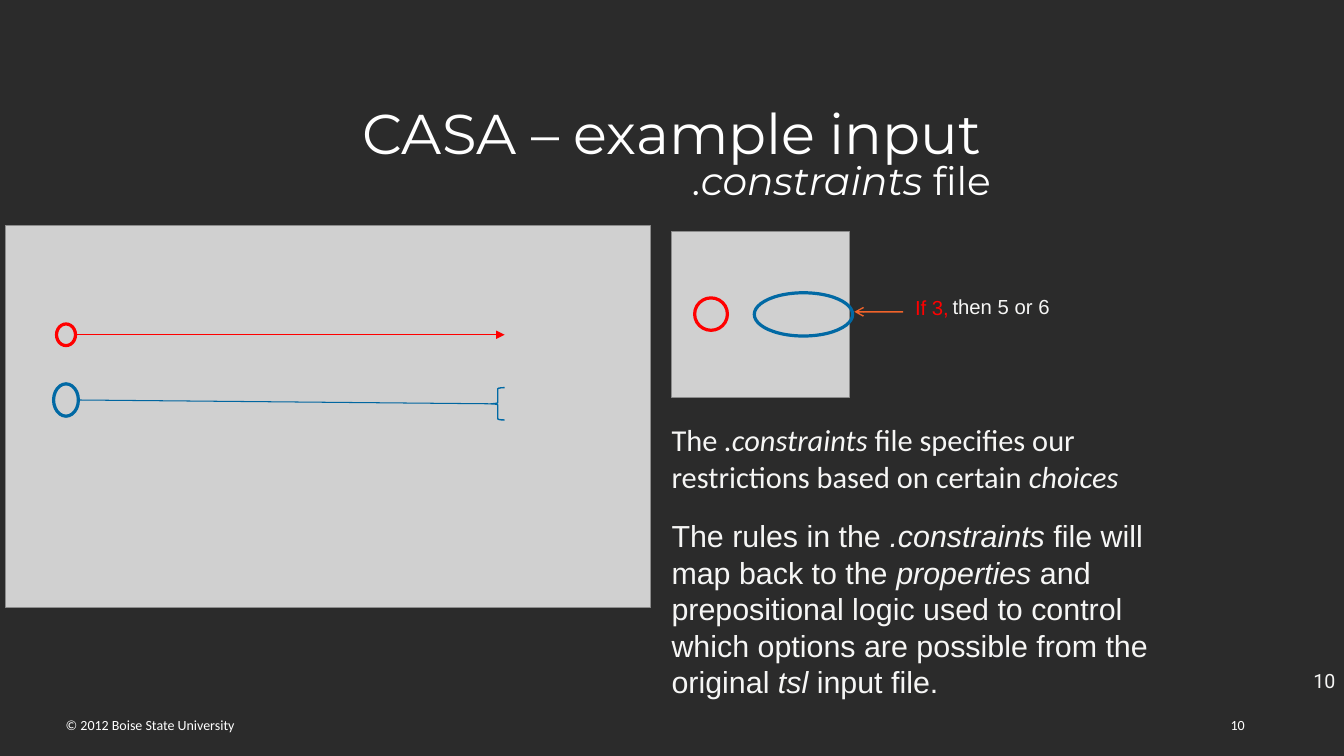
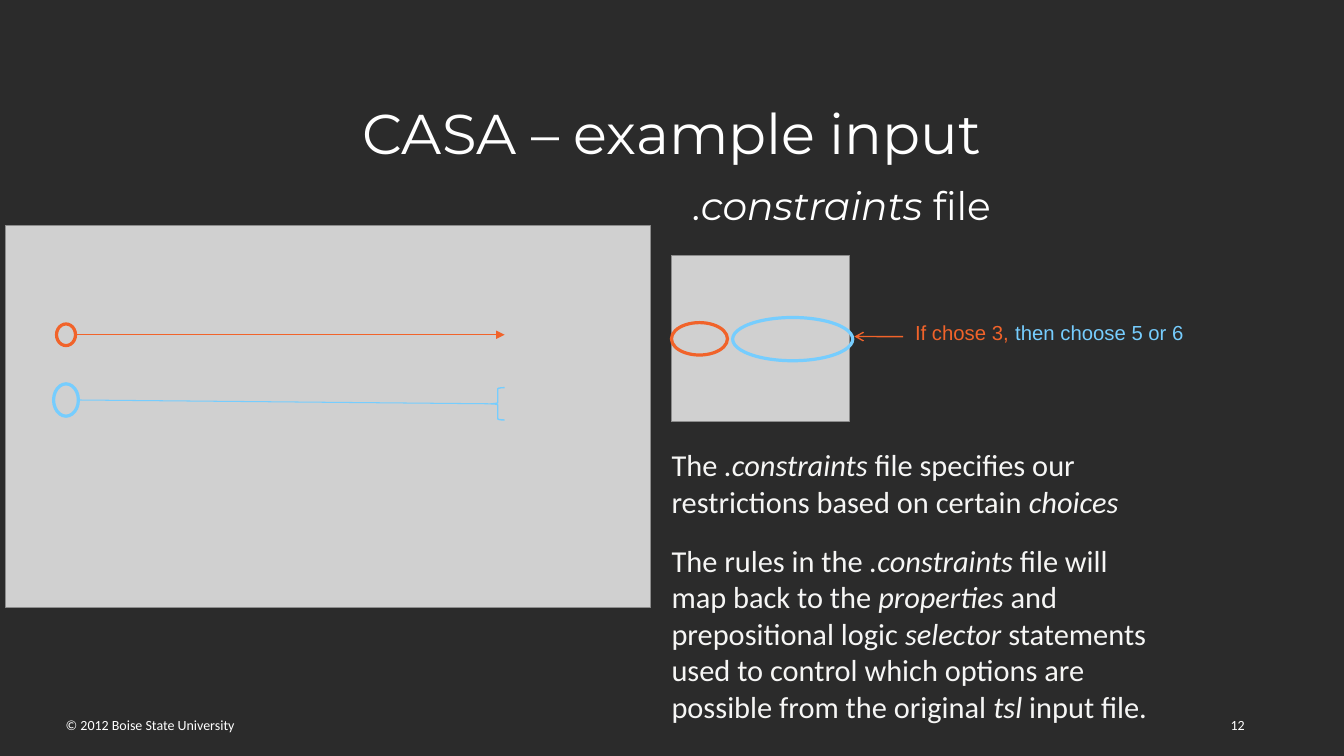
Before and after one commit to Panik-Kontrol/MastersProject, a slide deck: slide 12 of BoiseState_project_proposal.pptx (slide 10 before the commit). Drawn at 1344x756 pixels with LibreOffice and Linux fonts; fonts in the diff are those of the drawing; grey boxes stand for pictures; background and template pictures are left out; a plain dark background stands for a picture behind light text. Boxes give left, top, right and bottom in pixels: in the first picture for what was removed or moved away, otherwise in the second. Text is boxed around its words. In the diff, an @@ line names an element or a change of style, - is before the commit and + after.

```diff
--- a/BoiseState_project_proposal.pptx
+++ b/BoiseState_project_proposal.pptx
@@ freeform shape at [56,324,76,345]: outline #FF0000 2.3 pt to #F1632A 2.3 pt @@
@@ freeform shape at [671,323,728,355]: outline #FF0000 2.3 pt to #F1632A 2.3 pt @@
@@ freeform shape: place and size @@
-freeform shape at [695,298,728,331]
+freeform shape at [671,323,728,355]
@@ freeform shape at [733,318,853,361]: outline #0169A4 2.3 pt to #76CDFE 2.3 pt @@
@@ freeform shape: place and size @@
-freeform shape at [754,292,853,336]
+freeform shape at [733,318,853,361]
@@ text at [915,325,1009,343]: text changed; text colour #FF0000 to #F1632A @@
-If 3,
+If chose 3,
@@ text at [1015,325,1183,340]: text changed; text colour #F6F6F5 to #76CDFE @@
-then 5 or 6
+then choose 5 or 6
@@ arrow (76, 335) - (505, 335): stroke #FF0000 1 pt to #F1632A 1 pt @@
@@ 2 texts, 1 picture, 1 freeform shape: place and size @@
-2 texts, 1 picture, 1 freeform shape at [671,157,1119,488]
+2 texts, 1 picture, 1 freeform shape at [671,190,1119,513]
@@ freeform shape at [53,384,79,416]: outline #0169A4 2.3 pt to #76CDFE 2.3 pt @@
@@ left brace at [491,388,504,420]: outline #0169A4 1 pt to #76CDFE 1 pt @@
@@ line (79, 400) - (491, 404): stroke #0067A1 0.75 pt to #76CDFE 0.75 pt @@
@@ text at [672,551,1147,723]: text changed; font Arial to Calibri @@
-The rules in the .constraints file will map back to the properties and prepositional logic used to control which options are possible from the original tsl input file.
+The rules in the .constraints file will map back to the properties and prepositional logic selector statements used to control which options are possible from the original tsl input file.
@@ page number removed at [1313,674,1335,688] @@
-10
@@ page number at [1231,721,1245,730]: text changed @@
-10
+12
```
Also in this commit, not shown: 12 other slides changed, 3 slides added.
